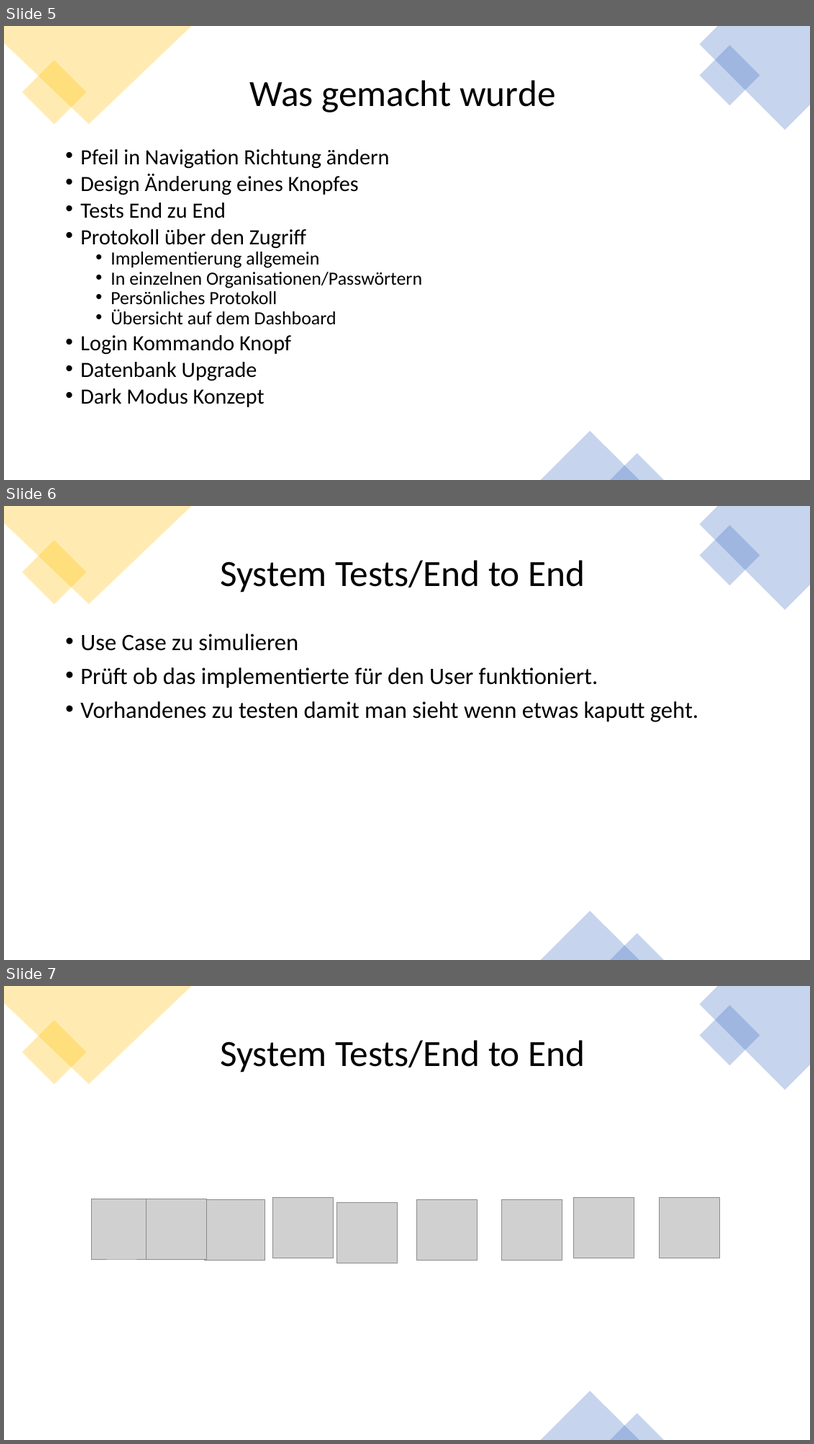
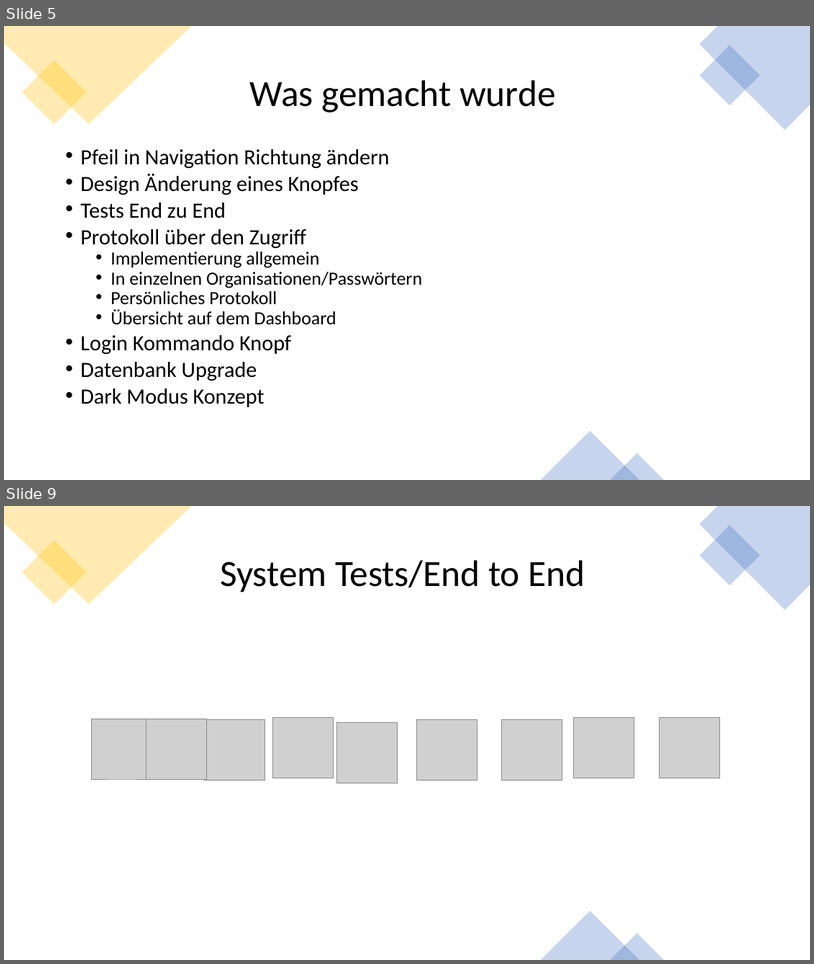
Before and after one commit to RamonaChristen/PSE-Documents, a slide deck: Presentations/Schlussdemo.pptx. Shown one above the other, each under a label of ours: slides 5, 6 and 7 before the commit, slides 5 and 9 after it; the slides between them are not shown. The pictures are 814x1444 and 814x964 pixels, drawn with LibreOffice and Linux fonts; fonts in the diff are those of the drawing; grey boxes stand for pictures. Boxes give left, top, right and bottom in pixels: in the first picture for what was removed or moved away, otherwise in the second. Text is boxed around its words. In the diff, an @@ line names an element or a change of style, - is before the commit and + after.

```diff
--- a/Presentations/Schlussdemo.pptx
+++ b/Presentations/Schlussdemo.pptx
@@ slide 6 removed at box(4, 506, 810, 960), background #FFFFFF @@
@@ freeform shape removed at box(4, 506, 191, 604) @@
@@ freeform shape removed at box(700, 506, 810, 610) @@
@@ rectangle removed at box(700, 525, 761, 586) @@
@@ rectangle removed at box(22, 540, 86, 605) @@
@@ title removed at box(220, 560, 586, 592) @@
-System Tests/End to End
@@ text removed at box(80, 633, 699, 722) @@
-• Use Case zu simulieren
-• Prüft ob das implementierte für den User funktioniert.
-• Vorhandenes zu testen damit man sieht wenn etwas kaputt geht.
@@ triangle removed at box(541, 911, 640, 960) @@
@@ triangle removed at box(611, 933, 665, 960) @@
@@ what was slide 7 is now slide 9 @@
```
Also in this commit, not shown: 1 slide changed, 1 slide added.
